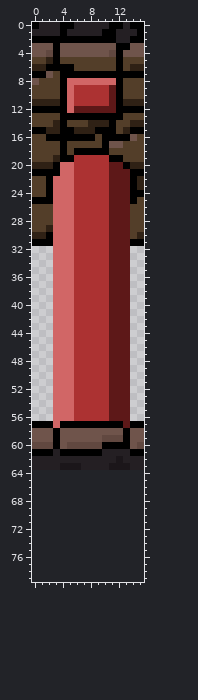
Sprite sheet -- Assets/Sprites/MobWall.png. This is how it looked before the edit.
The file is 16x64 pixels. The old version is drawn lined up with the new one, on the new canvas.
After:
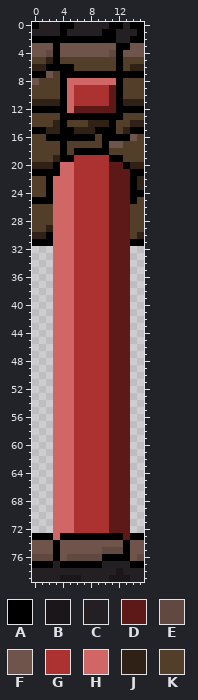
Palette (. is transparent): A #000000  B #1b161a  C #241f23  D #5d1818  E #614840  F #6f544b  G #ac3232  H #d16666  J #2f2115  K #533e29
The exact change:
canvas 16x64 -> 16x80
Changed rows in their new state; - is an unchanged pixel.
first column x 0:
57 ...-HHGGGGGDD-..
58 ...HHHGGGGGDDD..
59 ...HHHGGGGGDDD..
60 ...HHHGGGGGDDD..
61 ...HHHGGGGGDDD..
62 ...HHHGGGGGDDD..
63 ...HHHGGGGGDDD..
64 ---HHHGGGGGDDD--
65 ---HHHGGGGGDDD--
66 ---HHHGGGGGDDD--
67 ---HHHGGGGGDDD--
68 ---HHHGGGGGDDD--
69 ---HHHGGGGGDDD--
70 ---HHHGGGGGDDD--
71 ---HHHGGGGGDDD--
72 ---HHHGGGGGDDD--
73 AAAHAAAAAAAAADAA
74 FFFAFFFFFFFFFAFF
75 FFFAFFFFFFEEEAFF
76 EEEAFEEEEEAAAAFE
77 AAACAAAAAACCCCAA
78 CCCCCCCCCCCCBCCC
79 CCCCBBBCCCCBBBCC
Pixel boxes of the changes (left, top, right, bottom) in both pictures:
changed: (32, 421, 144, 582)
